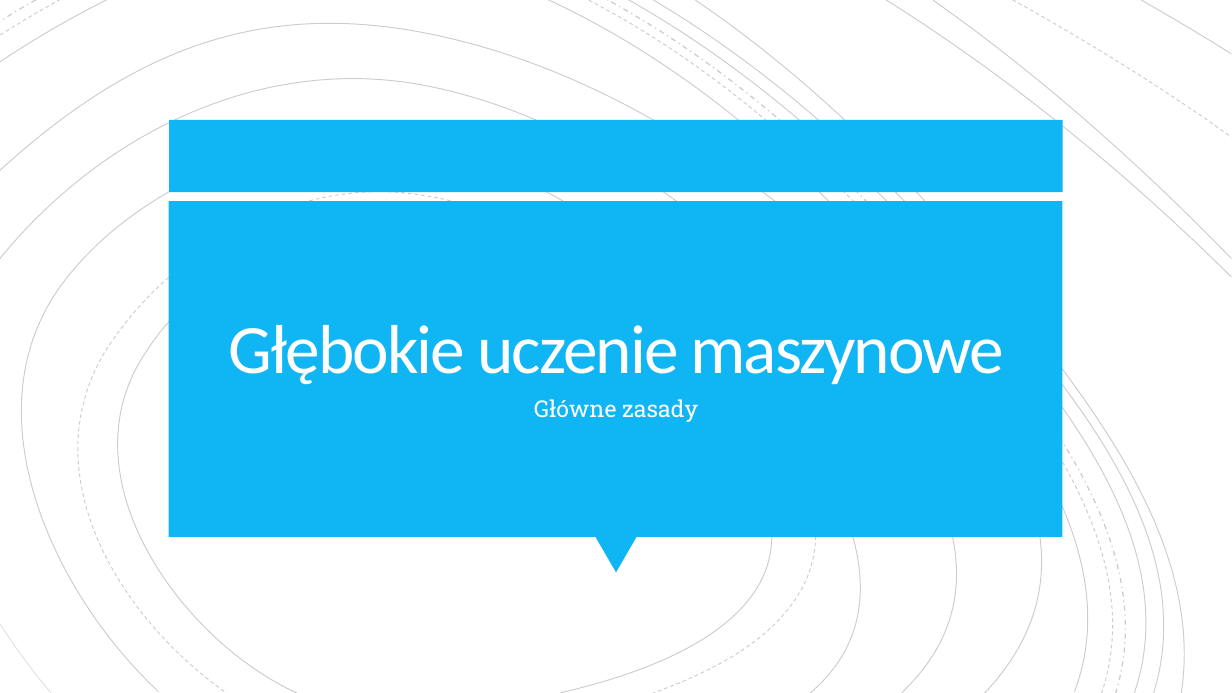
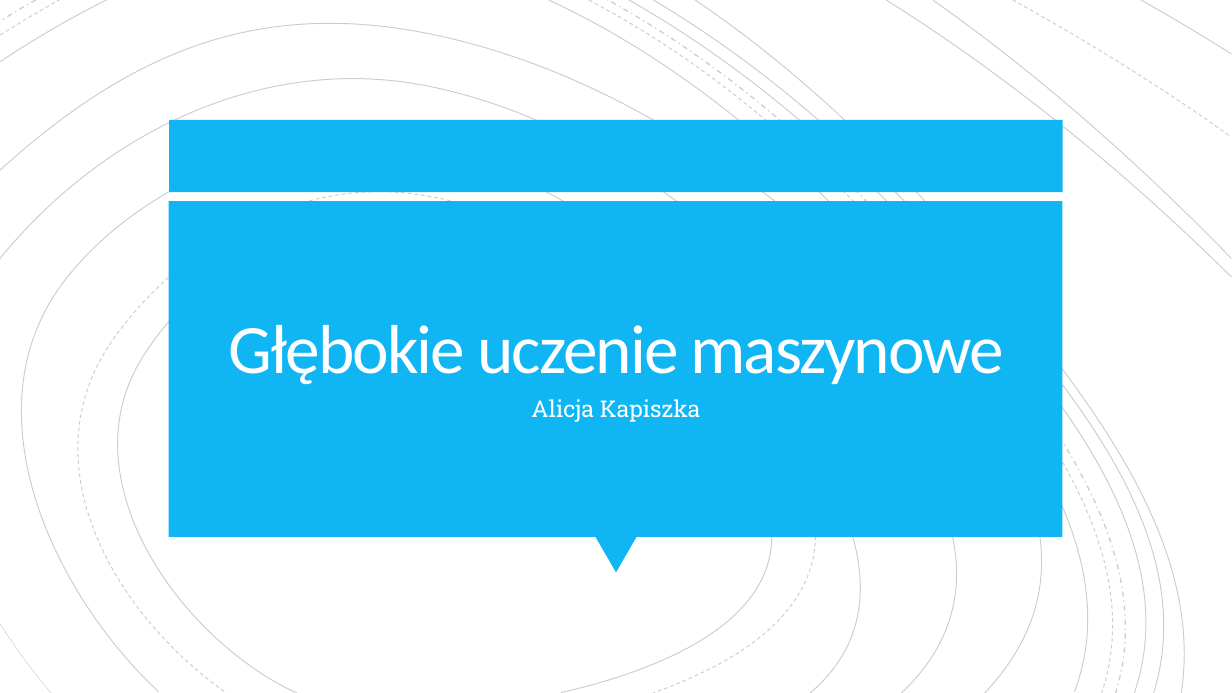
Before and after one commit to Acilya/sem6, a slide deck: slide 1 of seminarium/Głębokie-uczenie-maszynowe.pptx. Drawn at 1232x693 pixels with LibreOffice and Linux fonts; fonts in the diff are those of the drawing. Boxes give left, top, right and bottom in pixels: in the first picture for what was removed or moved away, otherwise in the second. Text is boxed around its words. In the diff, an @@ line names an element or a change of style, - is before the commit and + after.

```diff
--- a/seminarium/Głębokie-uczenie-maszynowe.pptx
+++ b/seminarium/Głębokie-uczenie-maszynowe.pptx
@@ subtitle at (531,399,701,422): text changed @@
-Główne zasady
+Alicja Kapiszka
```
Also in this commit, not shown: 4 other slides changed.
